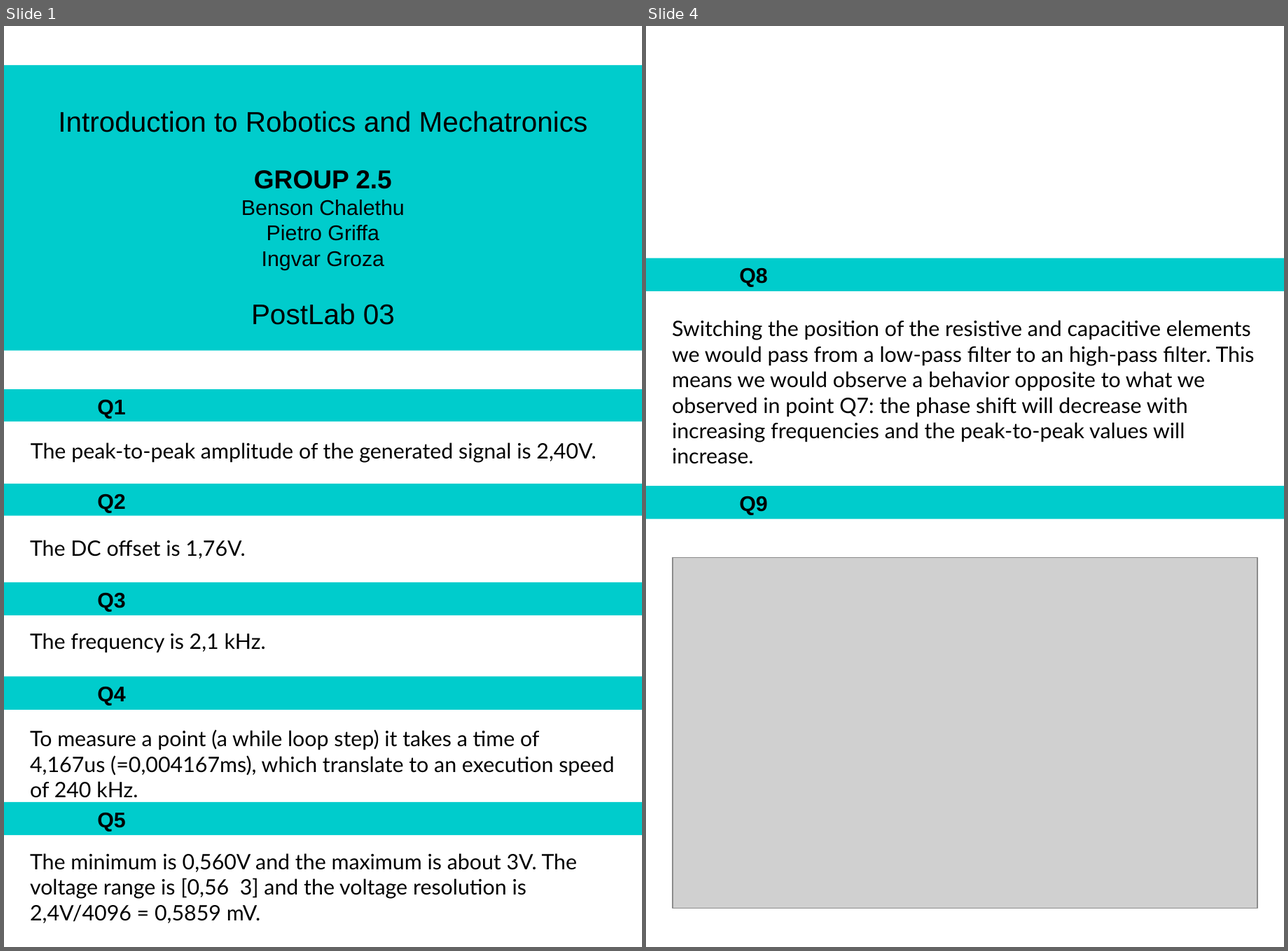
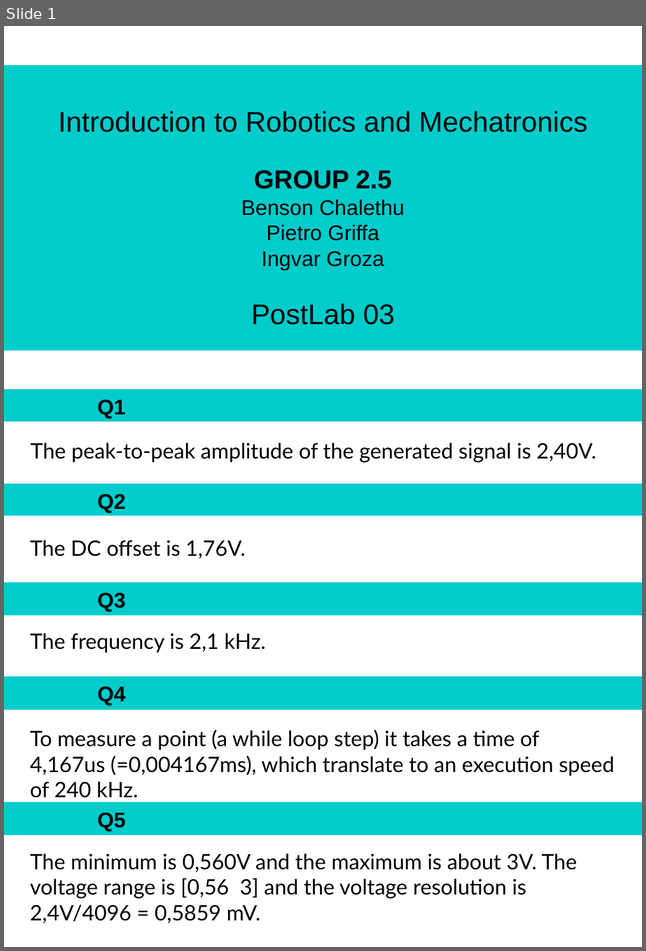
Before and after one commit to PietroGriffa/IRM19, a slide deck: Lab 03/PostLab03.odp. Shown side by side, each under a label of ours: slides 1 and 4 before the commit, slide 1 after it; the slides between them are not shown. The pictures are 1288x951 and 646x951 pixels, drawn with LibreOffice and Linux fonts; fonts in the diff are those of the drawing; grey boxes stand for pictures. Boxes give left, top, right and bottom in pixels: in the first picture for what was removed or moved away, otherwise in the second. Text is boxed around its words. In the diff, an @@ line names an element or a change of style, - is before the commit and + after.

```diff
--- a/Lab 03/PostLab03.odp
+++ b/Lab 03/PostLab03.odp
@@ slide 4 removed at (646,26,1284,947), background #FFFFFF @@
@@ rectangle removed at (646,258,1284,291) @@
-Q8
@@ text removed at (672,320,1254,464) @@
-Switching the position of the resistive and capacitive elements we would pass from a low-pass filter to an high-pass filter. This means we would observe a behavior opposite to what we observed in point Q7: the phase shift will decrease with increasing frequencies and the peak-to-peak values will increase.
@@ rectangle removed at (646,486,1284,519) @@
-Q9
@@ picture removed at (673,557,1257,908) @@
```
Also in this commit, not shown: 2 slides changed, 4 slides added.
